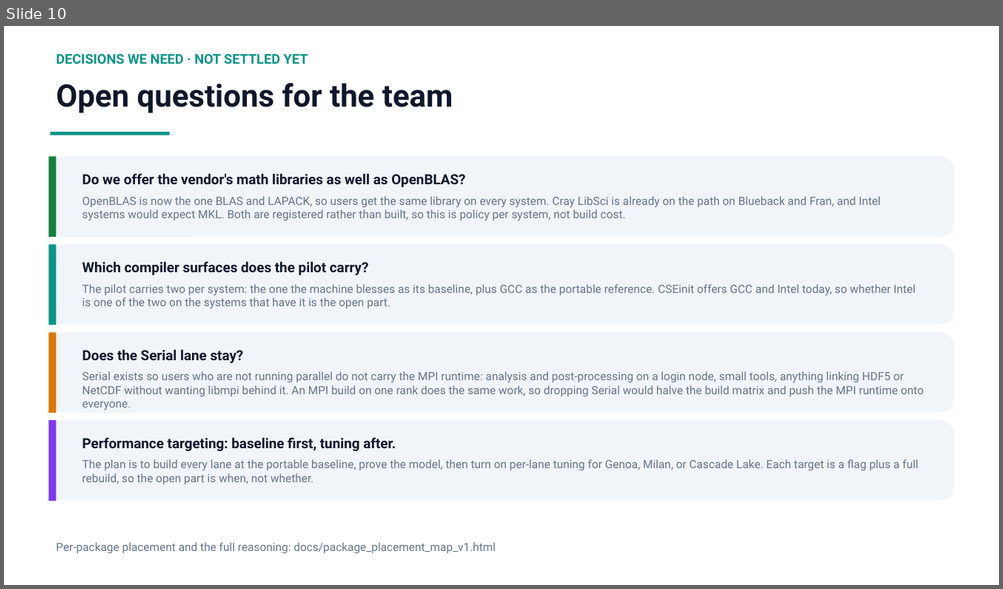
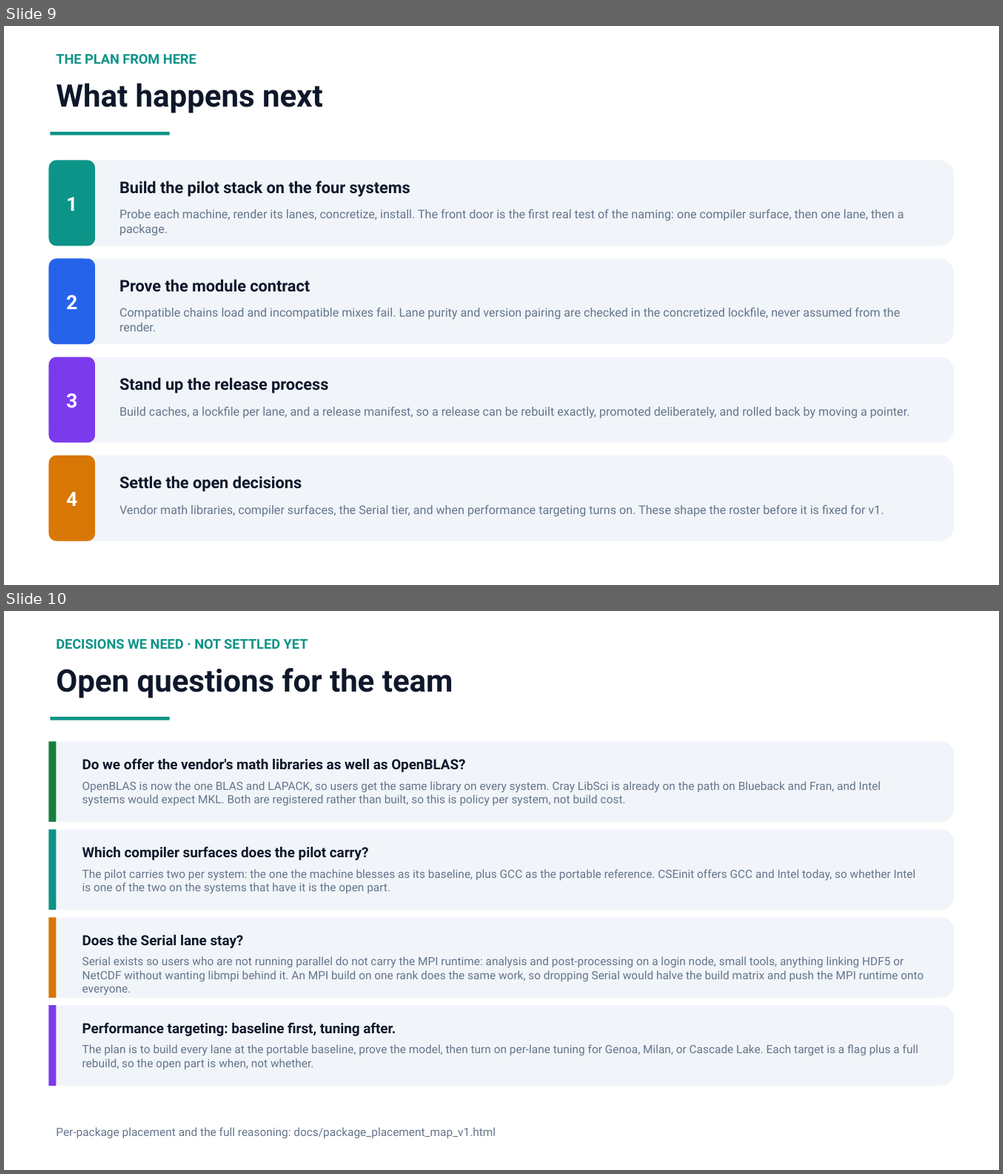
Before and after one commit to ray12514/stack-planning, a slide deck: presentations/cse_lanes_model.pptx. Shown one above the other, each under a label of ours: slide 10 before the commit, slides 9 and 10 after it. The pictures are 1003x589 and 1003x1174 pixels, drawn with LibreOffice and Linux fonts; fonts in the diff are those of the drawing. Boxes give left, top, right and bottom in pixels: in the first picture for what was removed or moved away, otherwise in the second. Text is boxed around its words. In the diff, an @@ line names an element or a change of style, - is before the commit and + after.

Commit message:
Deck: replace the status slide with the plan; trim conversational footnotes
The status slide spent half its space on work already done, which the
audience does not need itemised. It is now four numbered steps: build the
pilot stack, prove the module contract, stand up the release process,
settle the open decisions. It sits after the systems slide, so the deck
reads model, systems, plan, questions.

The systems footnote explained our AI/ML versus MLA labelling and where
Fran's accelerator detail came from. Both were artefacts of working out
the slide rather than anything the audience needs; a plain source line
replaces them.

```diff
--- a/presentations/cse_lanes_model.pptx
+++ b/presentations/cse_lanes_model.pptx
@@ slide 9 added at (4, 26, 999, 585), background #FFFFFF @@
@@ text added at (56, 54, 196, 64), 13 pt, text #0D9488, bold @@
+THE PLAN FROM HERE
@@ text added at (56, 83, 323, 113), 30 pt, text #0F172A, bold @@
+What happens next
@@ rectangle added at (51, 132, 170, 135), fill #0D9488 @@
@@ rounded rectangle added at (48, 160, 954, 246), fill #F1F5F9 @@
@@ rounded rectangle added at (48, 160, 95, 246), fill #0D9488, 19 pt, text #FFFFFF, bold @@
+1
@@ text added at (119, 181, 410, 197), 15.5 pt, text #0F172A, bold @@
+Build the pilot stack on the four systems
@@ text added at (119, 210, 904, 236), 11.5 pt, text #64748B @@
+Probe each machine, render its lanes, concretize, install. The front door is the first real test of the naming: one compiler surface, then one lane, then a package.
@@ rounded rectangle added at (48, 259, 954, 345), fill #F1F5F9 @@
@@ rounded rectangle added at (48, 259, 95, 345), fill #2563EB, 19 pt, text #FFFFFF, bold @@
+2
@@ text added at (119, 279, 310, 292), 15.5 pt, text #0F172A, bold @@
+Prove the module contract
@@ text added at (119, 308, 900, 332), 11.5 pt, text #64748B @@
+Compatible chains load and incompatible mixes fail. Lane purity and version pairing are checked in the concretized lockfile, never assumed from the render.
@@ rounded rectangle added at (48, 358, 954, 443), fill #F1F5F9 @@
@@ rounded rectangle added at (48, 358, 95, 443), fill #7C3AED, 19 pt, text #FFFFFF, bold @@
+3
@@ text added at (119, 378, 328, 394), 15.5 pt, text #0F172A, bold @@
+Stand up the release process
@@ text added at (119, 407, 910, 419), 11.5 pt, text #64748B @@
+Build caches, a lockfile per lane, and a release manifest, so a release can be rebuilt exactly, promoted deliberately, and rolled back by moving a pointer.
@@ rounded rectangle added at (48, 456, 954, 542), fill #F1F5F9 @@
@@ rounded rectangle added at (48, 456, 95, 542), fill #D97706, 19 pt, text #FFFFFF, bold @@
+4
@@ text added at (119, 476, 301, 492), 15.5 pt, text #0F172A, bold @@
+Settle the open decisions
@@ text added at (119, 506, 884, 517), 11.5 pt, text #64748B @@
+Vendor math libraries, compiler surfaces, the Serial tier, and when performance targeting turns on. These shape the roster before it is fixed for v1.
```
Also in this commit, not shown: 1 slide changed, 1 slide removed, 1 other file.
